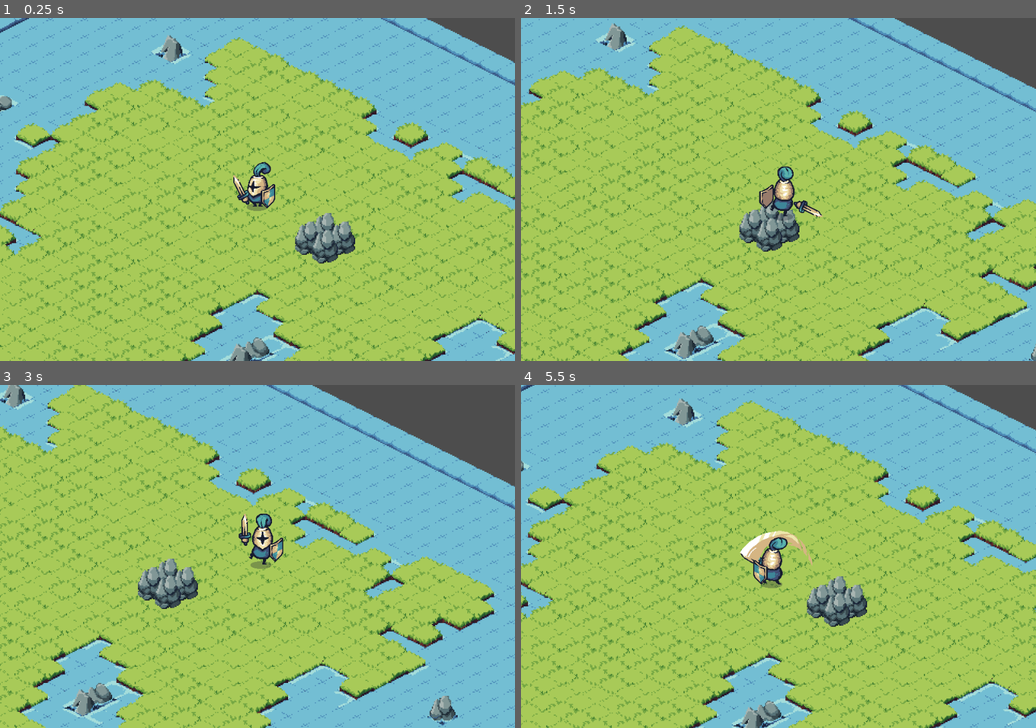
Above: before the commit, frames 1-4 (two rows, left to right).
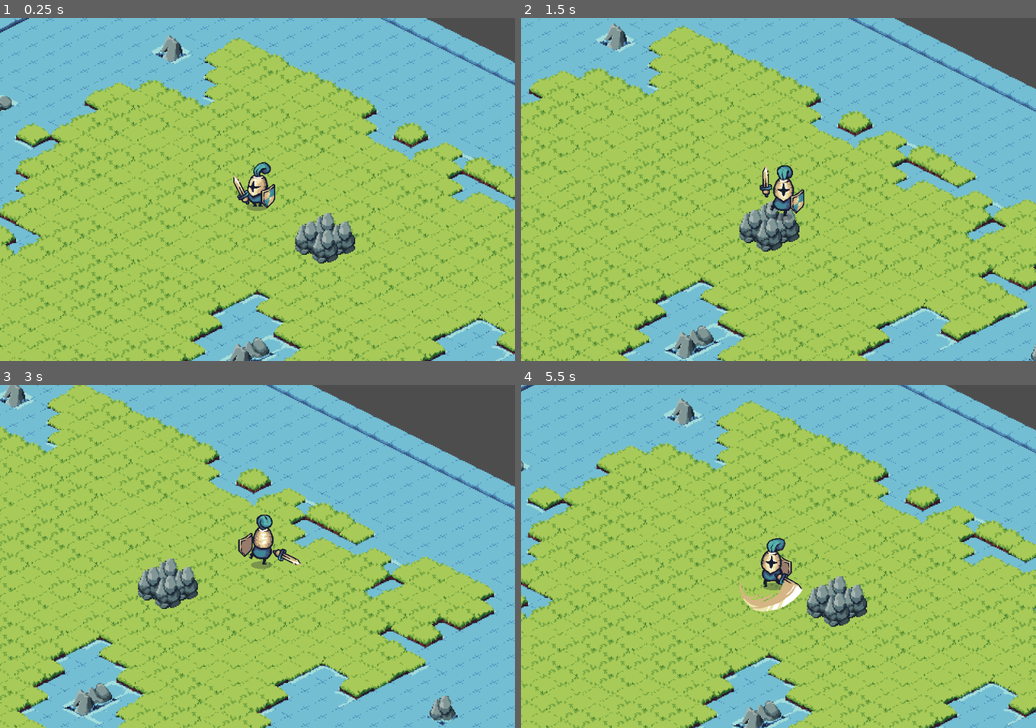
Above: after the commit, the same moments.

Repository: GamedevJS/P.E.D.R.O.
Game: Godot game, scene res://main/main.tscn
The game is run twice, just before and just after one commit, with the same random seed, the same clock (stepped at 60 frames per second) and the same inputs.
Inputs (mouse positions are in pixels of both pictures, inside the frame that each line leads up to):
- Up to frame 1 (0.25 s): no input
- Up to frame 2 (1.5 s): move the mouse to (891, 172) at 0.52 s; hold D (right) 0.53-1.28 s; click (891, 172) at 0.6 s; move the mouse to (675, 206) at 1.27 s; hold S (down) from 1.28 s (still down); click (675, 206) at 1.35 s
- Up to frame 3 (3 s): move the mouse to (309, 481) at 2.02 s; release S (down) at 2.03 s; hold D (right) 2.03-2.78 s; click (309, 481) at 2.1 s; move the mouse to (231, 625) at 2.77 s; hold W (up) from 2.78 s (still down); click (231, 625) at 2.85 s
- Up to frame 4 (5.5 s): move the mouse to (933, 607) at 3.52 s; release W (up) at 3.53 s; hold A (left) 3.53-5.03 s; click (933, 607) at 3.6 s; move the mouse to (624, 505) at 4.27 s; click (624, 505) at 4.35 s; move the mouse to (804, 556) at 5.02 s; hold S (down) from 5.03 s (still down); click (804, 556) at 5.1 s

The runs differ from the first frame. In frame 2, 0.7% of the frame differs, in the area x 46-59%, y 42-60%; in frame 3, 0.7%; in frame 4, 1.6%, in the area x 42-57%, y 42-67%.

Commit message:
por alguma razão ta sempre olhando pra esquerda

Diff:
--- a/main/player.tscn
+++ b/main/player.tscn
@@ -1,8 +1,9 @@
-[gd_scene load_steps=91 format=3 uid="uid://c2ppriesvmdgu"]
+[gd_scene load_steps=93 format=3 uid="uid://c2ppriesvmdgu"]
 
 [ext_resource type="Texture2D" uid="uid://s676n3affxgb" path="res://assets/Warrior_Blue.png" id="1_m38ol"]
 [ext_resource type="Script" path="res://main/scripts/player.gd" id="1_qm2sx"]
 [ext_resource type="Texture2D" uid="uid://bwi0ib3g4nxmj" path="res://assets/dead.png" id="3_618j2"]
+[ext_resource type="Texture2D" uid="uid://dtbpqle4hr5ti" path="res://assets/idle.png" id="4_1e1en"]
 
 [sub_resource type="CircleShape2D" id="CircleShape2D_203jh"]
 radius = 11.0454
@@ -46,10 +47,9 @@
 "values": [&"idle"]
 }
 
-[sub_resource type="Animation" id="Animation_1w1nm"]
-resource_name = "idle"
-loop_mode = 1
-step = 0.2
+[sub_resource type="Animation" id="Animation_ak61l"]
+resource_name = "attack1_down"
+length = 0.6
 tracks/0/type = "value"
 tracks/0/imported = false
 tracks/0/enabled = true
@@ -57,7 +57,7 @@
 tracks/0/interp = 1
 tracks/0/loop_wrap = true
 tracks/0/keys = {
-"times": PackedFloat32Array(0, 0.2, 0.4, 0.6, 0.8, 1),
+"times": PackedFloat32Array(0, 0.1, 0.2, 0.3, 0.4, 0.5),
 "transitions": PackedFloat32Array(1, 1, 1, 1, 1, 1),
 "update": 1,
 "values": [0, 1, 2, 3, 4, 5]
@@ -72,13 +72,12 @@
 "times": PackedFloat32Array(0),
 "transitions": PackedFloat32Array(1),
 "update": 1,
-"values": [&"idle"]
-}
-
-[sub_resource type="Animation" id="Animation_8e7on"]
-resource_name = "idle_left"
-loop_mode = 1
-step = 0.2
+"values": [&"attack1_down"]
+}
+
+[sub_resource type="Animation" id="Animation_igs3c"]
+resource_name = "attack1_left"
+length = 0.6
 tracks/0/type = "value"
 tracks/0/imported = false
 tracks/0/enabled = true
@@ -86,7 +85,7 @@
 tracks/0/interp = 1
 tracks/0/loop_wrap = true
 tracks/0/keys = {
-"times": PackedFloat32Array(0, 0.2, 0.4, 0.6, 0.8, 1),
+"times": PackedFloat32Array(0, 0.1, 0.2, 0.3, 0.4, 0.5),
 "transitions": PackedFloat32Array(1, 1, 1, 1, 1, 1),
 "update": 1,
 "values": [0, 1, 2, 3, 4, 5]
@@ -113,13 +112,12 @@
 "times": PackedFloat32Array(0),
 "transitions": PackedFloat32Array(1),
 "update": 1,
-"values": [&"idle"]
-}
-
-[sub_resource type="Animation" id="Animation_bqoej"]
-resource_name = "walking_right"
-loop_mode = 1
-step = 0.2
+"values": [&"attack1_side"]
+}
+
+[sub_resource type="Animation" id="Animation_pnxpt"]
+resource_name = "attack1_right"
+length = 0.6
 tracks/0/type = "value"
 tracks/0/imported = false
 tracks/0/enabled = true
@@ -127,7 +125,7 @@
 tracks/0/interp = 1
 tracks/0/loop_wrap = true
 tracks/0/keys = {
-"times": PackedFloat32Array(0, 0.2, 0.4, 0.6, 0.8, 1),
+"times": PackedFloat32Array(0, 0.1, 0.2, 0.3, 0.4, 0.5),
 "transitions": PackedFloat32Array(1, 1, 1, 1, 1, 1),
 "update": 1,
 "values": [0, 1, 2, 3, 4, 5]
@@ -142,11 +140,66 @@
 "times": PackedFloat32Array(0),
 "transitions": PackedFloat32Array(1),
 "update": 1,
-"values": [&"walking"]
-}
-
-[sub_resource type="Animation" id="Animation_alpyf"]
-resource_name = "wanlking_left"
+"values": [&"attack1_side"]
+}
+
+[sub_resource type="Animation" id="Animation_v5hwy"]
+resource_name = "attack1_up"
+length = 0.6
+tracks/0/type = "value"
+tracks/0/imported = false
+tracks/0/enabled = true
+tracks/0/path = NodePath("sprites:frame")
+tracks/0/interp = 1
+tracks/0/loop_wrap = true
+tracks/0/keys = {
+"times": PackedFloat32Array(0, 0.1, 0.2, 0.3, 0.4, 0.5),
+"transitions": PackedFloat32Array(1, 1, 1, 1, 1, 1),
+"update": 1,
+"values": [0, 1, 2, 3, 4, 5]
+}
+tracks/1/type = "value"
+tracks/1/imported = false
+tracks/1/enabled = true
+tracks/1/path = NodePath("sprites:animation")
+tracks/1/interp = 1
+tracks/1/loop_wrap = true
+tracks/1/keys = {
+"times": PackedFloat32Array(0),
+"transitions": PackedFloat32Array(1),
+"update": 1,
+"values": [&"attack1_up"]
+}
+
+[sub_resource type="Animation" id="Animation_rj7yo"]
+resource_name = "die"
+tracks/0/type = "value"
+tracks/0/imported = false
+tracks/0/enabled = true
+tracks/0/path = NodePath("sprites:animation")
+tracks/0/interp = 1
+tracks/0/loop_wrap = true
+tracks/0/keys = {
+"times": PackedFloat32Array(0),
+"transitions": PackedFloat32Array(1),
+"update": 1,
+"values": [&"die"]
+}
+tracks/1/type = "value"
+tracks/1/imported = false
+tracks/1/enabled = true
+tracks/1/path = NodePath("sprites:frame")
+tracks/1/interp = 1
+tracks/1/loop_wrap = true
+tracks/1/keys = {
+"times": PackedFloat32Array(0, 0.1, 0.2, 0.3, 0.4, 0.5, 0.6, 0.7, 0.8, 0.9, 1),
+"transitions": PackedFloat32Array(1, 1, 1, 1, 1, 1, 1, 1, 1, 1, 1),
+"update": 1,
+"values": [0, 1, 2, 3, 4, 5, 6, 7, 8, 9, 13]
+}
+
+[sub_resource type="Animation" id="Animation_8e7on"]
+resource_name = "idle_left"
 loop_mode = 1
 step = 0.2
 tracks/0/type = "value"
@@ -183,12 +236,71 @@
 "times": PackedFloat32Array(0),
 "transitions": PackedFloat32Array(1),
 "update": 1,
+"values": [&"idle"]
+}
+
+[sub_resource type="Animation" id="Animation_1w1nm"]
+resource_name = "idle"
+loop_mode = 1
+step = 0.2
+tracks/0/type = "value"
+tracks/0/imported = false
+tracks/0/enabled = true
+tracks/0/path = NodePath("sprites:frame")
+tracks/0/interp = 1
+tracks/0/loop_wrap = true
+tracks/0/keys = {
+"times": PackedFloat32Array(0, 0.2, 0.4, 0.6, 0.8, 1),
+"transitions": PackedFloat32Array(1, 1, 1, 1, 1, 1),
+"update": 1,
+"values": [0, 1, 2, 3, 4, 5]
+}
+tracks/1/type = "value"
+tracks/1/imported = false
+tracks/1/enabled = true
+tracks/1/path = NodePath("sprites:animation")
+tracks/1/interp = 1
+tracks/1/loop_wrap = true
+tracks/1/keys = {
+"times": PackedFloat32Array(0),
+"transitions": PackedFloat32Array(1),
+"update": 1,
+"values": [&"idle"]
+}
+
+[sub_resource type="Animation" id="Animation_bqoej"]
+resource_name = "walking_right"
+loop_mode = 1
+step = 0.2
+tracks/0/type = "value"
+tracks/0/imported = false
+tracks/0/enabled = true
+tracks/0/path = NodePath("sprites:frame")
+tracks/0/interp = 1
+tracks/0/loop_wrap = true
+tracks/0/keys = {
+"times": PackedFloat32Array(0, 0.2, 0.4, 0.6, 0.8, 1),
+"transitions": PackedFloat32Array(1, 1, 1, 1, 1, 1),
+"update": 1,
+"values": [0, 1, 2, 3, 4, 5]
+}
+tracks/1/type = "value"
+tracks/1/imported = false
+tracks/1/enabled = true
+tracks/1/path = NodePath("sprites:animation")
+tracks/1/interp = 1
+tracks/1/loop_wrap = true
+tracks/1/keys = {
+"times": PackedFloat32Array(0),
+"transitions": PackedFloat32Array(1),
+"update": 1,
 "values": [&"walking"]
 }
 
-[sub_resource type="Animation" id="Animation_pnxpt"]
-resource_name = "attack1_right"
-length = 0.6
+[sub_resource type="Animation" id="Animation_alpyf"]
+resource_name = "wanlking_left"
+loop_mode = 1
+step = 0.2
 tracks/0/type = "value"
 tracks/0/imported = false
 tracks/0/enabled = true
@@ -196,35 +308,7 @@
 tracks/0/interp = 1
 tracks/0/loop_wrap = true
 tracks/0/keys = {
-"times": PackedFloat32Array(0, 0.1, 0.2, 0.3, 0.4, 0.5),
-"transitions": PackedFloat32Array(1, 1, 1, 1, 1, 1),
-"update": 1,
-"values": [0, 1, 2, 3, 4, 5]
-}
-tracks/1/type = "value"
-tracks/1/imported = false
-tracks/1/enabled = true
-tracks/1/path = NodePath("sprites:animation")
-tracks/1/interp = 1
-tracks/1/loop_wrap = true
-tracks/1/keys = {
-"times": PackedFloat32Array(0),
-"transitions": PackedFloat32Array(1),
-"update": 1,
-"values": [&"attack1_side"]
-}
-
-[sub_resource type="Animation" id="Animation_igs3c"]
-resource_name = "attack1_left"
-length = 0.6
-tracks/0/type = "value"
-tracks/0/imported = false
-tracks/0/enabled = true
-tracks/0/path = NodePath("sprites:frame")
-tracks/0/interp = 1
-tracks/0/loop_wrap = true
-tracks/0/keys = {
-"times": PackedFloat32Array(0, 0.1, 0.2, 0.3, 0.4, 0.5),
+"times": PackedFloat32Array(0, 0.2, 0.4, 0.6, 0.8, 1),
 "transitions": PackedFloat32Array(1, 1, 1, 1, 1, 1),
 "update": 1,
 "values": [0, 1, 2, 3, 4, 5]
@@ -251,90 +335,7 @@
 "times": PackedFloat32Array(0),
 "transitions": PackedFloat32Array(1),
 "update": 1,
-"values": [&"attack1_side"]
-}
-
-[sub_resource type="Animation" id="Animation_v5hwy"]
-resource_name = "attack1_up"
-length = 0.6
-tracks/0/type = "value"
-tracks/0/imported = false
-tracks/0/enabled = true
-tracks/0/path = NodePath("sprites:frame")
-tracks/0/interp = 1
-tracks/0/loop_wrap = true
-tracks/0/keys = {
-"times": PackedFloat32Array(0, 0.1, 0.2, 0.3, 0.4, 0.5),
-"transitions": PackedFloat32Array(1, 1, 1, 1, 1, 1),
-"update": 1,
-"values": [0, 1, 2, 3, 4, 5]
-}
-tracks/1/type = "value"
-tracks/1/imported = false
-tracks/1/enabled = true
-tracks/1/path = NodePath("sprites:animation")
-tracks/1/interp = 1
-tracks/1/loop_wrap = true
-tracks/1/keys = {
-"times": PackedFloat32Array(0),
-"transitions": PackedFloat32Array(1),
-"update": 1,
-"values": [&"attack1_up"]
-}
-
-[sub_resource type="Animation" id="Animation_ak61l"]
-resource_name = "attack1_down"
-length = 0.6
-tracks/0/type = "value"
-tracks/0/imported = false
-tracks/0/enabled = true
-tracks/0/path = NodePath("sprites:frame")
-tracks/0/interp = 1
-tracks/0/loop_wrap = true
-tracks/0/keys = {
-"times": PackedFloat32Array(0, 0.1, 0.2, 0.3, 0.4, 0.5),
-"transitions": PackedFloat32Array(1, 1, 1, 1, 1, 1),
-"update": 1,
-"values": [0, 1, 2, 3, 4, 5]
-}
-tracks/1/type = "value"
-tracks/1/imported = false
-tracks/1/enabled = true
-tracks/1/path = NodePath("sprites:animation")
-tracks/1/interp = 1
-tracks/1/loop_wrap = true
-tracks/1/keys = {
-"times": PackedFloat32Array(0),
-"transitions": PackedFloat32Array(1),
-"update": 1,
-"values": [&"attack1_down"]
-}
-
-[sub_resource type="Animation" id="Animation_rj7yo"]
-resource_name = "die"
-tracks/0/type = "value"
-tracks/0/imported = false
-tracks/0/enabled = true
-tracks/0/path = NodePath("sprites:animation")
-tracks/0/interp = 1
-tracks/0/loop_wrap = true
-tracks/0/keys = {
-"times": PackedFloat32Array(0),
-"transitions": PackedFloat32Array(1),
-"update": 1,
-"values": [&"die"]
-}
-tracks/1/type = "value"
-tracks/1/imported = false
-tracks/1/enabled = true
-tracks/1/path = NodePath("sprites:frame")
-tracks/1/interp = 1
-tracks/1/loop_wrap = true
-tracks/1/keys = {
-"times": PackedFloat32Array(0, 0.1, 0.2, 0.3, 0.4, 0.5, 0.6, 0.7, 0.8, 0.9, 1),
-"transitions": PackedFloat32Array(1, 1, 1, 1, 1, 1, 1, 1, 1, 1, 1),
-"update": 1,
-"values": [0, 1, 2, 3, 4, 5, 6, 7, 8, 9, 13]
+"values": [&"walking"]
 }
 
 [sub_resource type="AnimationLibrary" id="AnimationLibrary_iybqm"]
@@ -358,10 +359,10 @@
 animation = &"attack1_right"
 
 [sub_resource type="AnimationNodeAnimation" id="AnimationNodeAnimation_qo68a"]
+animation = &"attack1_down"
+
+[sub_resource type="AnimationNodeAnimation" id="AnimationNodeAnimation_rcq41"]
 animation = &"attack1_up"
-
-[sub_resource type="AnimationNodeAnimation" id="AnimationNodeAnimation_rcq41"]
-animation = &"attack1_down"
 
 [sub_resource type="AnimationNodeBlendSpace2D" id="AnimationNodeBlendSpace2D_7gdk7"]
 blend_point_0/node = SubResource("AnimationNodeAnimation_sx488")
@@ -380,29 +381,32 @@
 blend_point_0/node = SubResource("AnimationNodeAnimation_qdrld")
 blend_point_0/pos = Vector2(0, 0)
 
-[sub_resource type="AnimationNodeAnimation" id="AnimationNodeAnimation_4f1d0"]
+[sub_resource type="AnimationNodeAnimation" id="AnimationNodeAnimation_bu6tc"]
 animation = &"idle_left"
 
-[sub_resource type="AnimationNodeAnimation" id="AnimationNodeAnimation_uxvyp"]
+[sub_resource type="AnimationNodeAnimation" id="AnimationNodeAnimation_3f5ci"]
 animation = &"idle_right"
 
-[sub_resource type="AnimationNodeAnimation" id="AnimationNodeAnimation_4t5km"]
+[sub_resource type="AnimationNodeAnimation" id="AnimationNodeAnimation_8ou7s"]
+animation = &"walking_right"
+
+[sub_resource type="AnimationNodeAnimation" id="AnimationNodeAnimation_q4xna"]
 animation = &"idle_right"
 
-[sub_resource type="AnimationNodeAnimation" id="AnimationNodeAnimation_eami0"]
+[sub_resource type="AnimationNodeAnimation" id="AnimationNodeAnimation_cjjex"]
 animation = &"idle_left"
 
-[sub_resource type="AnimationNodeBlendSpace2D" id="AnimationNodeBlendSpace2D_wslb5"]
-auto_triangles = false
-blend_point_0/node = SubResource("AnimationNodeAnimation_4f1d0")
+[sub_resource type="AnimationNodeBlendSpace2D" id="AnimationNodeBlendSpace2D_8me7o"]
+blend_point_0/node = SubResource("AnimationNodeAnimation_bu6tc")
 blend_point_0/pos = Vector2(-1, 0)
-blend_point_1/node = SubResource("AnimationNodeAnimation_uxvyp")
+blend_point_1/node = SubResource("AnimationNodeAnimation_3f5ci")
 blend_point_1/pos = Vector2(1, 0)
-blend_point_2/node = SubResource("AnimationNodeAnimation_4t5km")
+blend_point_2/node = SubResource("AnimationNodeAnimation_8ou7s")
 blend_point_2/pos = Vector2(0, 1)
-blend_point_3/node = SubResource("AnimationNodeAnimation_eami0")
+blend_point_3/node = SubResource("AnimationNodeAnimation_q4xna")
 blend_point_3/pos = Vector2(0, -1)
-triangles = PackedInt32Array(0, 1, 2, 0, 1, 3)
+blend_point_4/node = SubResource("AnimationNodeAnimation_cjjex")
+blend_point_4/pos = Vector2(0, -1)
 
 [sub_resource type="AnimationNodeAnimation" id="AnimationNodeAnimation_pdlrn"]
 animation = &"wanlking_left"
@@ -431,28 +435,6 @@
 blend_point_4/node = SubResource("AnimationNodeAnimation_bavrx")
 blend_point_4/pos = Vector2(0, -1)
 
-[sub_resource type="AnimationNodeStateMachineTransition" id="AnimationNodeStateMachineTransition_xok1p"]
-advance_mode = 2
-
-[sub_resource type="AnimationNodeStateMachineTransition" id="AnimationNodeStateMachineTransition_fx8c4"]
-switch_mode = 1
-advance_mode = 2
-advance_condition = &"MOVING"
-
-[sub_resource type="AnimationNodeStateMachineTransition" id="AnimationNodeStateMachineTransition_cyl7p"]
-switch_mode = 1
-advance_mode = 2
-advance_condition = &"IDLE"
-
-[sub_resource type="AnimationNodeStateMachineTransition" id="AnimationNodeStateMachineTransition_ksidg"]
-advance_mode = 2
-advance_condition = &"ATTACKING"
-
-[sub_resource type="AnimationNodeStateMachineTransition" id="AnimationNodeStateMachineTransition_b0m8h"]
-switch_mode = 2
-advance_mode = 2
-advance_condition = &"IDLE"
-
 [sub_resource type="AnimationNodeStateMachineTransition" id="AnimationNodeStateMachineTransition_so6fo"]
 switch_mode = 2
 advance_mode = 2
@@ -466,15 +448,37 @@
 switch_mode = 1
 advance_mode = 2
 
-[sub_resource type="AnimationNodeStateMachineTransition" id="AnimationNodeStateMachineTransition_pqbvg"]
+[sub_resource type="AnimationNodeStateMachineTransition" id="AnimationNodeStateMachineTransition_l24vh"]
 advance_mode = 2
 advance_condition = &"DEAD"
 
-[sub_resource type="AnimationNodeStateMachineTransition" id="AnimationNodeStateMachineTransition_l24vh"]
+[sub_resource type="AnimationNodeStateMachineTransition" id="AnimationNodeStateMachineTransition_t2w51"]
 advance_mode = 2
 advance_condition = &"DEAD"
 
-[sub_resource type="AnimationNodeStateMachineTransition" id="AnimationNodeStateMachineTransition_t2w51"]
+[sub_resource type="AnimationNodeStateMachineTransition" id="AnimationNodeStateMachineTransition_04oi5"]
+advance_mode = 2
+
+[sub_resource type="AnimationNodeStateMachineTransition" id="AnimationNodeStateMachineTransition_vggci"]
+switch_mode = 1
+advance_mode = 2
+advance_condition = &"MOVING"
+
+[sub_resource type="AnimationNodeStateMachineTransition" id="AnimationNodeStateMachineTransition_5k7ms"]
+switch_mode = 1
+advance_mode = 2
+advance_condition = &"IDLE"
+
+[sub_resource type="AnimationNodeStateMachineTransition" id="AnimationNodeStateMachineTransition_heokq"]
+advance_mode = 2
+advance_condition = &"ATTACKING"
+
+[sub_resource type="AnimationNodeStateMachineTransition" id="AnimationNodeStateMachineTransition_0kut6"]
+switch_mode = 2
+advance_mode = 2
+advance_condition = &"IDLE"
+
+[sub_resource type="AnimationNodeStateMachineTransition" id="AnimationNodeStateMachineTransition_3sioy"]
 advance_mode = 2
 advance_condition = &"DEAD"
 
@@ -485,11 +489,11 @@
 states/attack1/position = Vector2(547.605, 184.667)
 states/dead/node = SubResource("AnimationNodeBlendSpace2D_y3kp6")
 states/dead/position = Vector2(548.148, 303.333)
-states/idle/node = SubResource("AnimationNodeBlendSpace2D_wslb5")
-states/idle/position = Vector2(344, 91.4321)
+states/idle/node = SubResource("AnimationNodeBlendSpace2D_8me7o")
+states/idle/position = Vector2(370.667, 114.333)
 states/walking/node = SubResource("AnimationNodeBlendSpace2D_u2osh")
 states/walking/position = Vector2(749.333, 89.9835)
-transitions = ["Start", "idle", SubResource("AnimationNodeStateMachineTransition_xok1p"), "idle", "walking", SubResource("AnimationNodeStateMachineTransition_fx8c4"), "walking", "idle", SubResource("AnimationNodeStateMachineTransition_cyl7p"), "idle", "attack1", SubResource("AnimationNodeStateMachineTransition_ksidg"), "attack1", "idle", SubResource("AnimationNodeStateMachineTransition_b0m8h"), "attack1", "walking", SubResource("AnimationNodeStateMachineTransition_so6fo"), "walking", "attack1", SubResource("AnimationNodeStateMachineTransition_uvc6n"), "dead", "End", SubResource("AnimationNodeStateMachineTransition_th30u"), "idle", "dead", SubResource("AnimationNodeStateMachineTransition_pqbvg"), "attack1", "dead", SubResource("AnimationNodeStateMachineTransition_l24vh"), "walking", "dead", SubResource("AnimationNodeStateMachineTransition_t2w51")]
+transitions = ["attack1", "walking", SubResource("AnimationNodeStateMachineTransition_so6fo"), "walking", "attack1", SubResource("AnimationNodeStateMachineTransition_uvc6n"), "dead", "End", SubResource("AnimationNodeStateMachineTransition_th30u"), "attack1", "dead", SubResource("AnimationNodeStateMachineTransition_l24vh"), "walking", "dead", SubResource("AnimationNodeStateMachineTransition_t2w51"), "Start", "idle", SubResource("AnimationNodeStateMachineTransition_04oi5"), "idle", "walking", SubResource("AnimationNodeStateMachineTransition_vggci"), "walking", "idle", SubResource("AnimationNodeStateMachineTransition_5k7ms"), "idle", "attack1", SubResource("AnimationNodeStateMachineTransition_heokq"), "attack1", "idle", SubResource("AnimationNodeStateMachineTransition_0kut6"), "idle", "dead", SubResource("AnimationNodeStateMachineTransition_3sioy")]
 graph_offset = Vector2(12, 55)
 
 [sub_resource type="AtlasTexture" id="AtlasTexture_lwit2"]
@@ -620,28 +624,28 @@
 atlas = ExtResource("3_618j2")
 region = Rect2(768, 128, 128, 128)
 
-[sub_resource type="AtlasTexture" id="AtlasTexture_crhab"]
-atlas = ExtResource("1_m38ol")
+[sub_resource type="AtlasTexture" id="AtlasTexture_u17ot"]
+atlas = ExtResource("4_1e1en")
 region = Rect2(0, 0, 192, 192)
 
-[sub_resource type="AtlasTexture" id="AtlasTexture_orcj4"]
-atlas = ExtResource("1_m38ol")
+[sub_resource type="AtlasTexture" id="AtlasTexture_x5nqd"]
+atlas = ExtResource("4_1e1en")
 region = Rect2(192, 0, 192, 192)
 
-[sub_resource type="AtlasTexture" id="AtlasTexture_kl4rl"]
-atlas = ExtResource("1_m38ol")
+[sub_resource type="AtlasTexture" id="AtlasTexture_qgnt1"]
+atlas = ExtResource("4_1e1en")
 region = Rect2(384, 0, 192, 192)
 
-[sub_resource type="AtlasTexture" id="AtlasTexture_ulvu4"]
-atlas = ExtResource("1_m38ol")
+[sub_resource type="AtlasTexture" id="AtlasTexture_eu3t2"]
+atlas = ExtResource("4_1e1en")
 region = Rect2(576, 0, 192, 192)
 
-[sub_resource type="AtlasTexture" id="AtlasTexture_so3u1"]
-atlas = ExtResource("1_m38ol")
+[sub_resource type="AtlasTexture" id="AtlasTexture_gxpjy"]
+atlas = ExtResource("4_1e1en")
 region = Rect2(768, 0, 192, 192)
 
-[sub_resource type="AtlasTexture" id="AtlasTexture_ilq4w"]
-atlas = ExtResource("1_m38ol")
+[sub_resource type="AtlasTexture" id="AtlasTexture_yjgwa"]
+atlas = ExtResource("4_1e1en")
 region = Rect2(960, 0, 192, 192)
 
 [sub_resource type="AtlasTexture" id="AtlasTexture_jm6rl"]
@@ -788,26 +792,26 @@
 }, {
 "frames": [{
 "duration": 1.0,
-"texture": SubResource("AtlasTexture_crhab")
-}, {
-"duration": 1.0,
-"texture": SubResource("AtlasTexture_orcj4")
-}, {
-"duration": 1.0,
-"texture": SubResource("AtlasTexture_kl4rl")
-}, {
-"duration": 1.0,
-"texture": SubResource("AtlasTexture_ulvu4")
-}, {
-"duration": 1.0,
-"texture": SubResource("AtlasTexture_so3u1")
-}, {
-"duration": 1.0,
-"texture": SubResource("AtlasTexture_ilq4w")
+"texture": SubResource("AtlasTexture_u17ot")
+}, {
+"duration": 1.0,
+"texture": SubResource("AtlasTexture_x5nqd")
+}, {
+"duration": 1.0,
+"texture": SubResource("AtlasTexture_qgnt1")
+}, {
+"duration": 1.0,
+"texture": SubResource("AtlasTexture_eu3t2")
+}, {
+"duration": 1.0,
+"texture": SubResource("AtlasTexture_gxpjy")
+}, {
+"duration": 1.0,
+"texture": SubResource("AtlasTexture_yjgwa")
 }],
 "loop": true,
 "name": &"idle",
-"speed": 6.0
+"speed": 5.0
 }, {
 "frames": [{
 "duration": 1.0,
@@ -868,7 +872,7 @@
 parameters/conditions/MOVING = false
 parameters/attack1/blend_position = Vector2(0, 0)
 parameters/dead/blend_position = Vector2(0, 0)
-parameters/idle/blend_position = Vector2(-0.0911393, 0.252941)
+parameters/idle/blend_position = Vector2(0, 0)
 parameters/walking/blend_position = Vector2(0, 0)
 
 [node name="AnimationPlayer" type="AnimationPlayer" parent="."]
--- a/main/scripts/player.gd
+++ b/main/scripts/player.gd
@@ -1,6 +1,6 @@
 extends CharacterBody2D
 
-const SPEED = 100.0
+var SPEED = 100.0
 var DIR : Vector2 = Vector2.ZERO
 
 const MOVING = "parameters/conditions/MOVING"
@@ -13,16 +13,14 @@
 const ATTACKING_BLEND_POS = "parameters/attack1/blend_position"
 const DEAD_BLEND_POS = "parameters/dead/blend_position"
 
-
-@onready var animation := $sprites as AnimatedSprite2D
 @onready var animation_tree := $AnimationTree as AnimationTree
 
 func _ready():
 	animation_tree.active = true
 	animation_tree[DEAD] = false
 
+
 func _physics_process(delta):
-
 	DIR = Vector2(
 		Input.get_action_strength("right") - Input.get_action_strength("left"),
 		Input.get_action_strength("down") - Input.get_action_strength("up")
